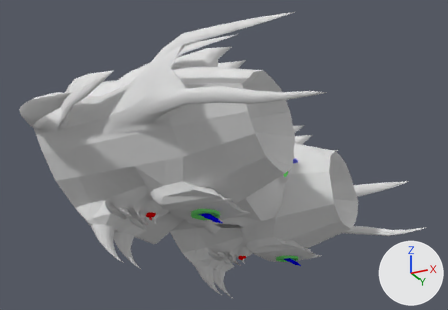
The Blender file shiv_gunship.blend, before and after one commit.
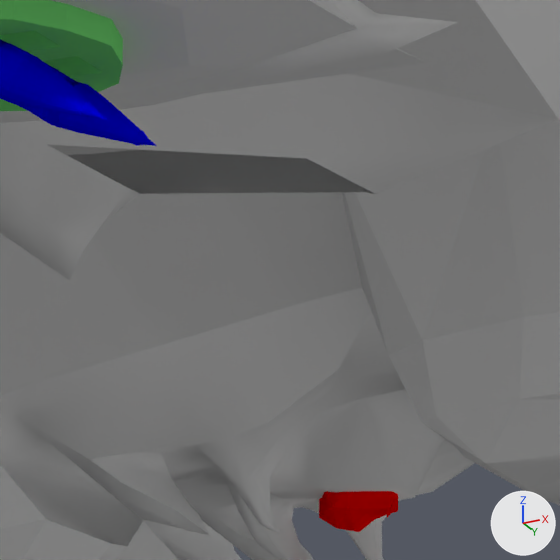
Old and new are each drawn whole from a 50 mm lens placed at (6.3, -16.96, -7.06), pointed at (-1.84, -0.68, 0.27) and again close up on the part from 47% to 58% of the width and 68% to 85% of the height. The lights are fixed; the arrows at lower right show +X, +Y and +Z.

The first close-up shows 'shiv_gunship'.
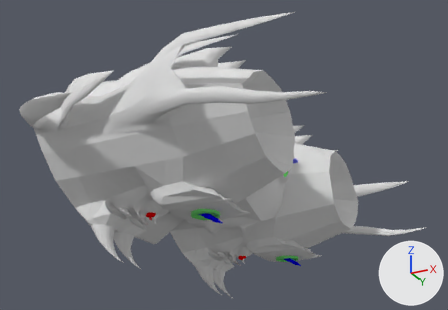
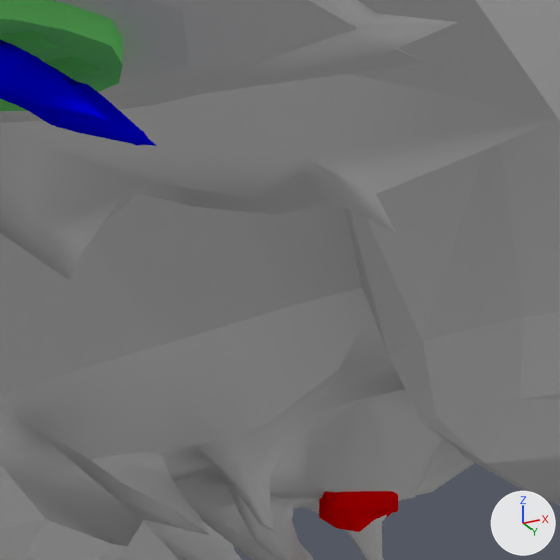
Location of each change, [x1, y1, x2, y2] in pixels of the close-ups (560 x 560 px):
part 1 of me_cube, built on
    after: [49, 145, 396, 232]

What changed in the scene script:
```text
Change me_cube:
    used by ob_shiv_gunship; location = (0.0, 0.0, 0.0)
    remove me_cube.from_pydata(...)  # 5346 vertices, 6010 faces, 9 loose edges; spans x -5.53..3.12, y -7.39..7.39, z -3.55..2.5
    add me_cube.from_pydata(...)  # 5354 vertices, 6026 faces, 2 loose edges; spans x -5.53..3.12, y -7.39..7.39, z -3.55..2.5
    me_cube part 1
    7 loose edges are deleted
    8 vertices are added at x -2.18..-1.68, y -0.16..0.16, z -1.97..-1.84
    16 new faces join them, mat_material (white #e7e7e7), smooth
```
